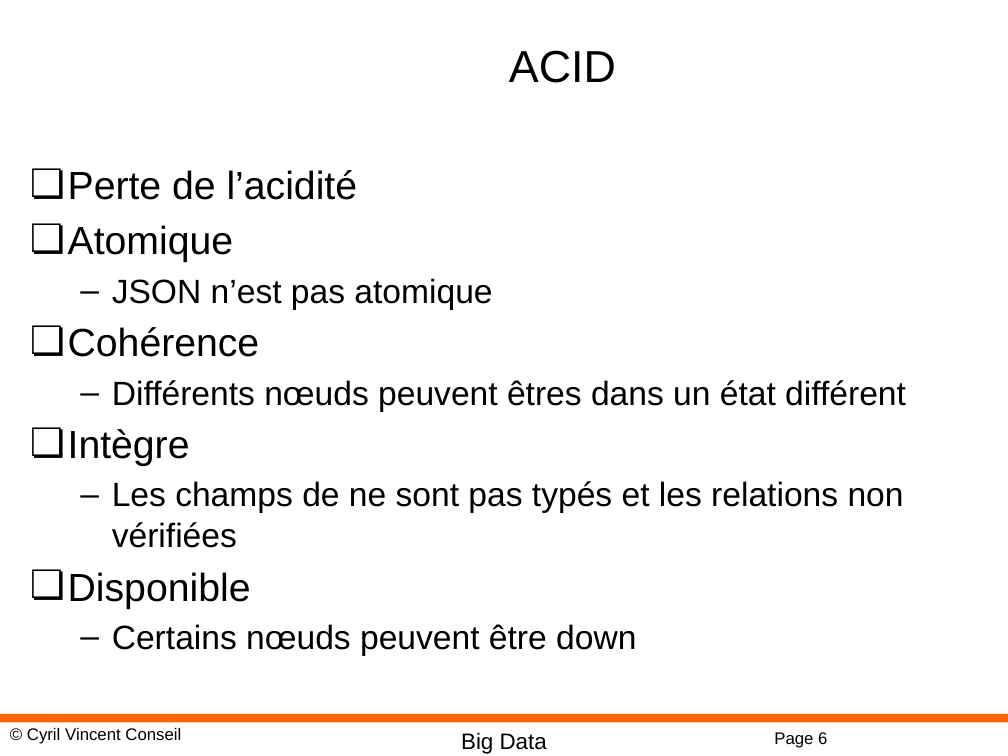
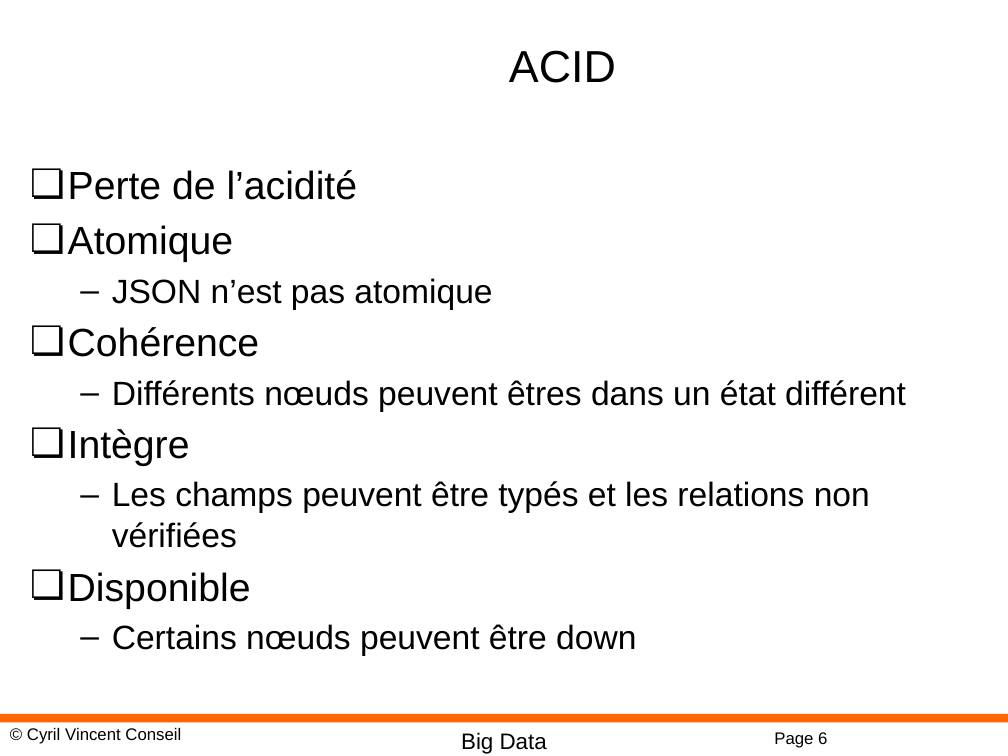
Before and after one commit to cyrilvincent/bigdata, a slide deck: slide 6 of ppt/BigData08-MongoDB.pptx. Drawn at 1008x756 pixels with LibreOffice and Linux fonts; fonts in the diff are those of the drawing; background and template pictures are left out. Boxes give left, top, right and bottom in pixels: in the first picture for what was removed or moved away, otherwise in the second. Text is boxed around its words. In the diff, an @@ line names an element or a change of style, - is before the commit and + after.

```diff
--- a/ppt/BigData08-MongoDB.pptx
+++ b/ppt/BigData08-MongoDB.pptx
@@ text at [112,481,870,548]: text changed @@
-  – Les champs de ne sont pas typés et les relations non vérifiées
+  – Les champs peuvent être typés et les relations non vérifiées
```
Also in this commit, not shown: 11 other files.
